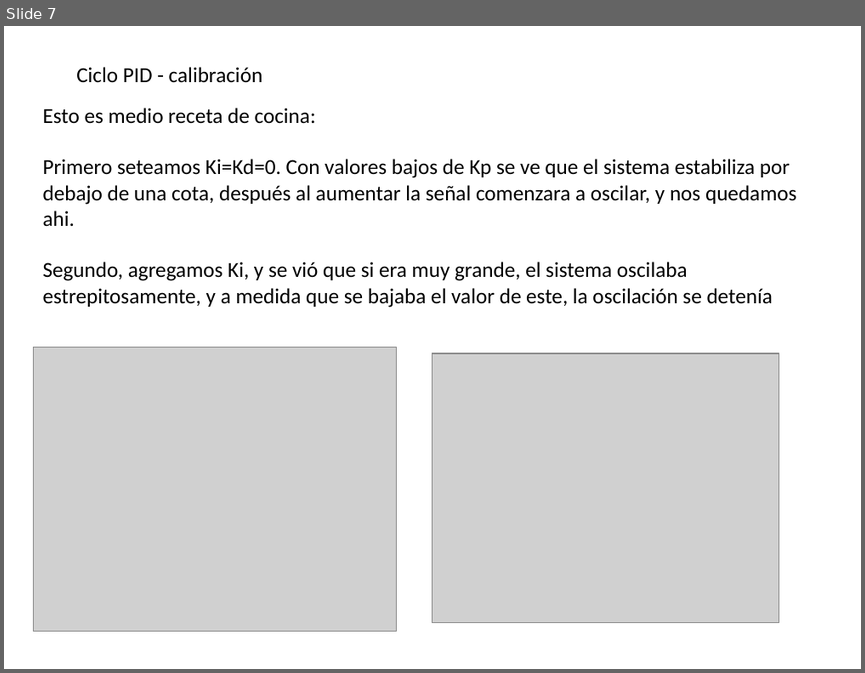
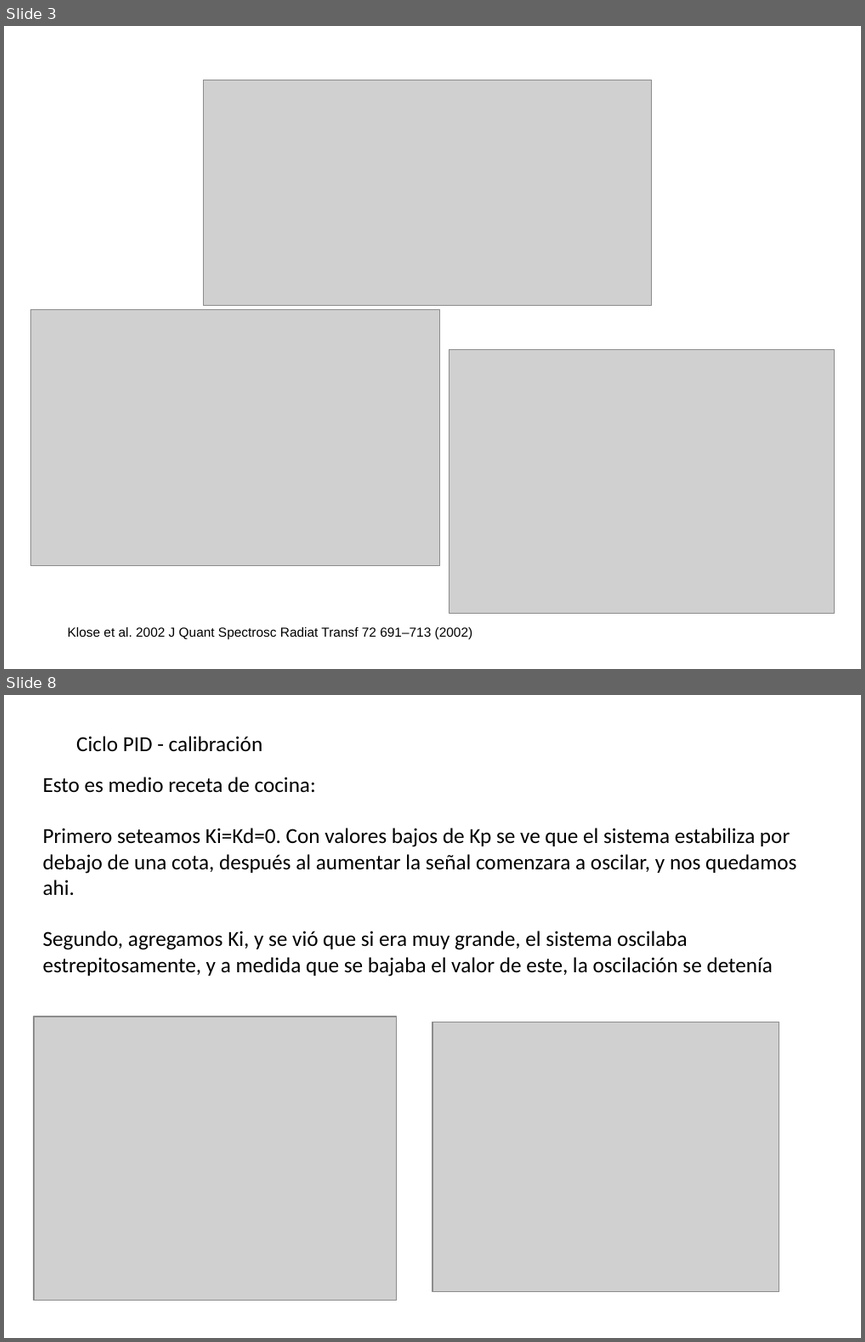
Before and after one commit to ale-mendez/instrumentacion19, a slide deck: presentacionfinal/Presentacion-Grupo8-V1.pptx. Shown one above the other, each under a label of ours: slide 7 before the commit, slides 3 and 8 after it; the slides between them are not shown. The pictures are 865x673 and 865x1342 pixels, drawn with LibreOffice and Linux fonts; fonts in the diff are those of the drawing; grey boxes stand for pictures. Boxes give left, top, right and bottom in pixels: in the first picture for what was removed or moved away, otherwise in the second. Text is boxed around its words. In the diff, an @@ line names an element or a change of style, - is before the commit and + after.

```diff
--- a/presentacionfinal/Presentacion-Grupo8-V1.pptx
+++ b/presentacionfinal/Presentacion-Grupo8-V1.pptx
@@ slide 3 added at [4, 26, 861, 669], background #FFFFFF @@
@@ picture added at [204, 80, 652, 306] @@
@@ picture added at [30, 310, 439, 566] @@
@@ picture added at [449, 350, 834, 612] @@
@@ text added at [68, 627, 473, 639], 11 pt, text #000000 @@
+Klose et al. 2002 J Quant Spectrosc Radiat Transf 72 691–713 (2002)
@@ what was slide 7 is now slide 8 @@
```
Also in this commit, not shown: 6 slides changed, 6 other files.
